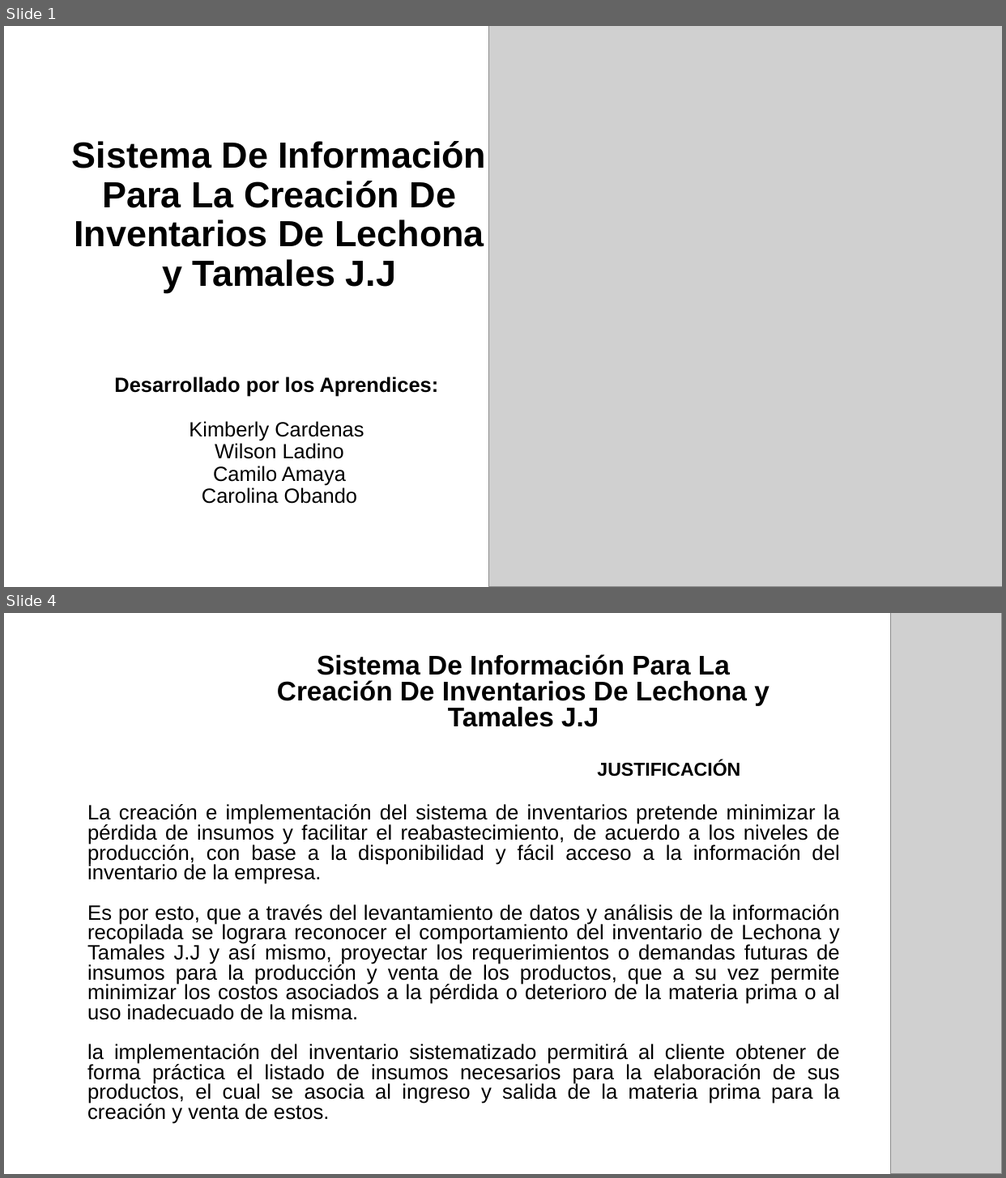
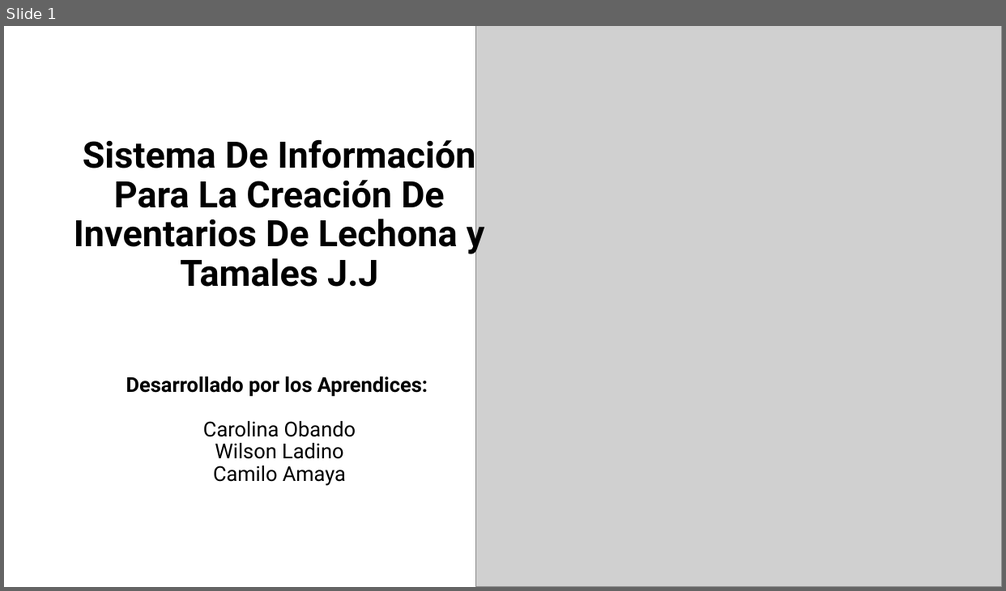
Before and after one commit to ProyectoJJ/Proyecto, a slide deck: Presentacion Final.pptx. Shown one above the other, each under a label of ours: slides 1 and 4 before the commit, slide 1 after it; the slides between them are not shown. The pictures are 1006x1178 and 1006x591 pixels, drawn with LibreOffice and Linux fonts; fonts in the diff are those of the drawing; grey boxes stand for pictures; background and template pictures are left out. Boxes give left, top, right and bottom in pixels: in the first picture for what was removed or moved away, otherwise in the second. Text is boxed around its words. In the diff, an @@ line names an element or a change of style, - is before the commit and + after.

```diff
--- a/Presentacion Final.pptx
+++ b/Presentacion Final.pptx
@@ slide 4 removed at (x1=4, y1=613, x2=1002, y2=1174), background #FFFFFF @@
@@ picture removed at (x1=890, y1=613, x2=1002, y2=1174) @@
@@ subtitle removed at (x1=277, y1=654, x2=769, y2=727) @@
-Sistema De Información Para La Creación De Inventarios De Lechona y Tamales J.J
@@ title removed at (x1=597, y1=761, x2=740, y2=777) @@
-JUSTIFICACIÓN
@@ text removed at (x1=87, y1=804, x2=840, y2=1124) @@
-La creación e implementación del sistema de inventarios pretende minimizar la pérdida de insumos y facilitar el reabastecimiento, de acuerdo a los niveles de producción, con base a la disponibilidad y fácil acceso a la información del inventario de la empresa.
-Es por esto, que a través del levantamiento de datos y análisis de la información recopilada se lograra reconocer el comportamiento del inventario de Lechona y Tamales J.J y así mismo, proyectar los requerimientos o demandas futuras de insumos para la producción y venta de los productos, que a su vez permite minimizar los costos asociados a la pérdida o deterioro de la materia prima o al uso inadecuado de la misma.
-la implementación del inventario sistematizado permitirá al cliente obtener de forma práctica el listado de insumos necesarios para la elaboración de sus productos, el cual se asocia al ingreso y salida de la materia prima para la creación y venta de estos.
@@ slide 1 changed as well @@
@@ picture resized from (x1=489, y1=26, x2=1002, y2=587) to (x1=476, y1=26, x2=1002, y2=587) @@
@@ subtitle "Sistema De Información Para La ..." at (x1=74, y1=135, x2=485, y2=287): font Arial to Roboto; more space between paragraphs @@
@@ title at (x1=126, y1=377, x2=428, y2=485): text changed; font Arial to Roboto @@
-Desarrollado por los Aprendices:
-Kimberly Cardenas
-Wilson Ladino
-Camilo Amaya
-Carolina Obando
+Desarrollado por los Aprendices:
+Carolina Obando
+Wilson Ladino
+Camilo Amaya
```
Also in this commit, not shown: 7 other slides changed, 1 slide added, 1 other slide removed.
